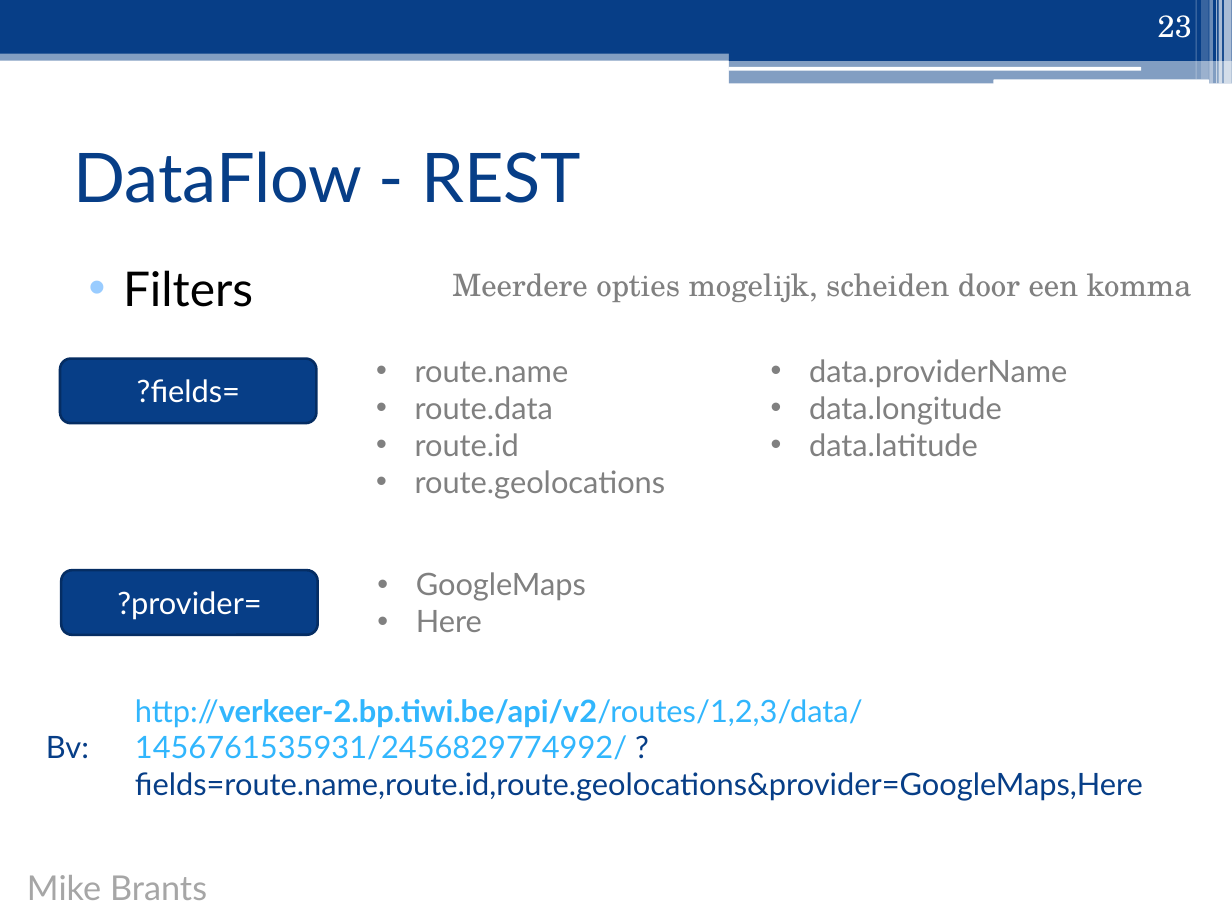
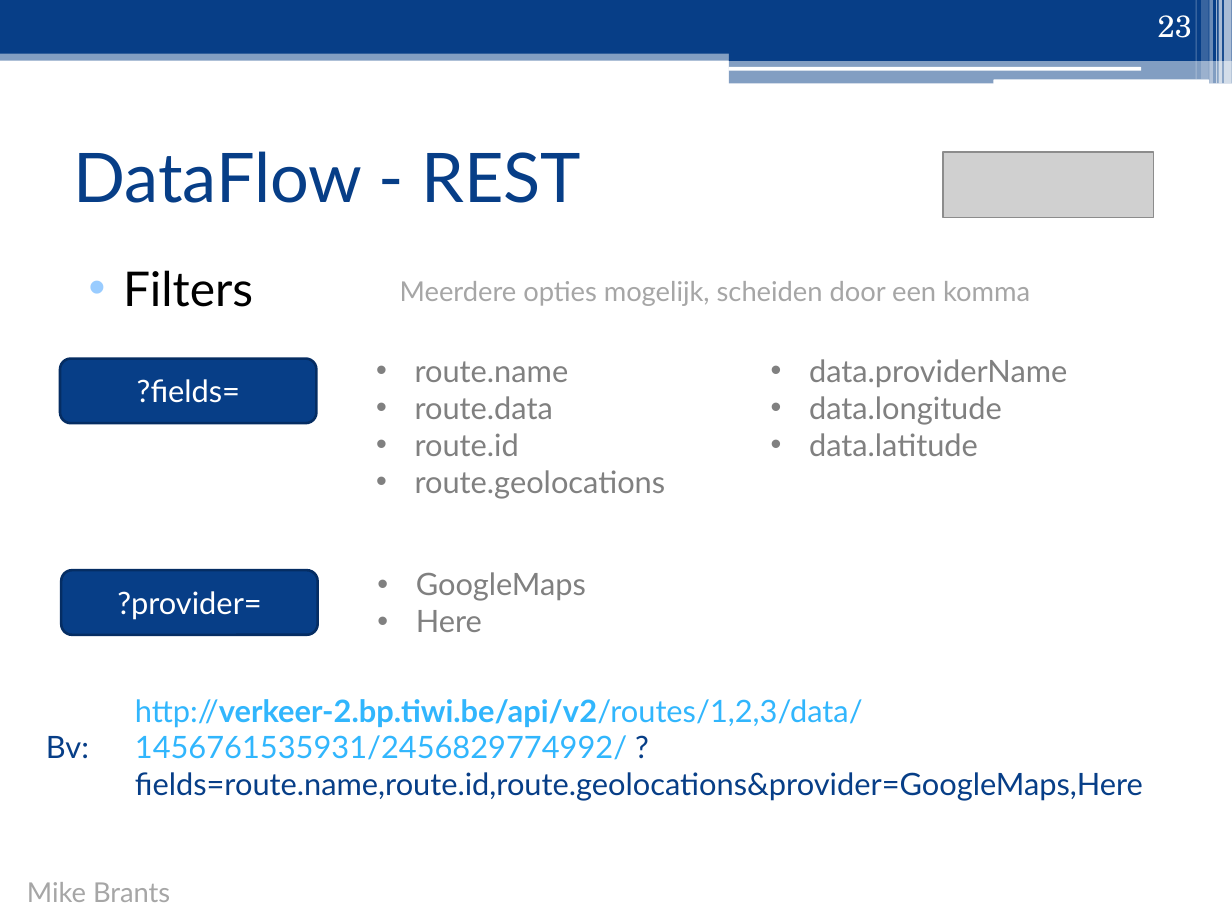
Before and after one commit to ghentlivinglab/Traffic-Travel-Time-Analyzer-2, a slide deck: slide 23 of Analyse/Presentatie/Sprint1.pptx. Drawn at 1232x924 pixels with LibreOffice and Linux fonts; fonts in the diff are those of the drawing; grey boxes stand for pictures. Boxes give left, top, right and bottom in pixels: in the first picture for what was removed or moved away, otherwise in the second. Text is boxed around its words. In the diff, an @@ line names an element or a change of style, - is before the commit and + after.

```diff
--- a/Analyse/Presentatie/Sprint1.pptx
+++ b/Analyse/Presentatie/Sprint1.pptx
@@ picture added at [942, 152, 1153, 217] @@
@@ text "Meerdere opties mogelijk, scheiden door ...": place and size @@
-text "Meerdere opties mogelijk, scheiden door ..." at [452, 273, 1192, 302]
+text "Meerdere opties mogelijk, scheiden door ..." at [400, 281, 1030, 306]
@@ text "Meerdere opties mogelijk, scheiden door ..." at [400, 281, 1030, 306]: size 18 to 16 pt, font TeX Gyre Schola to Lato, text colour #808080 to #A6A6A6 @@
@@ text "Mike Brants": place and size @@
-text "Mike Brants" at [27, 875, 207, 900]
+text "Mike Brants" at [27, 882, 170, 902]
@@ text "Mike Brants" at [27, 882, 170, 902]: size 20 to 16 pt @@
```
Also in this commit, not shown: 21 other slides changed, 2 slides added, 1 slide removed, 5 other files.
